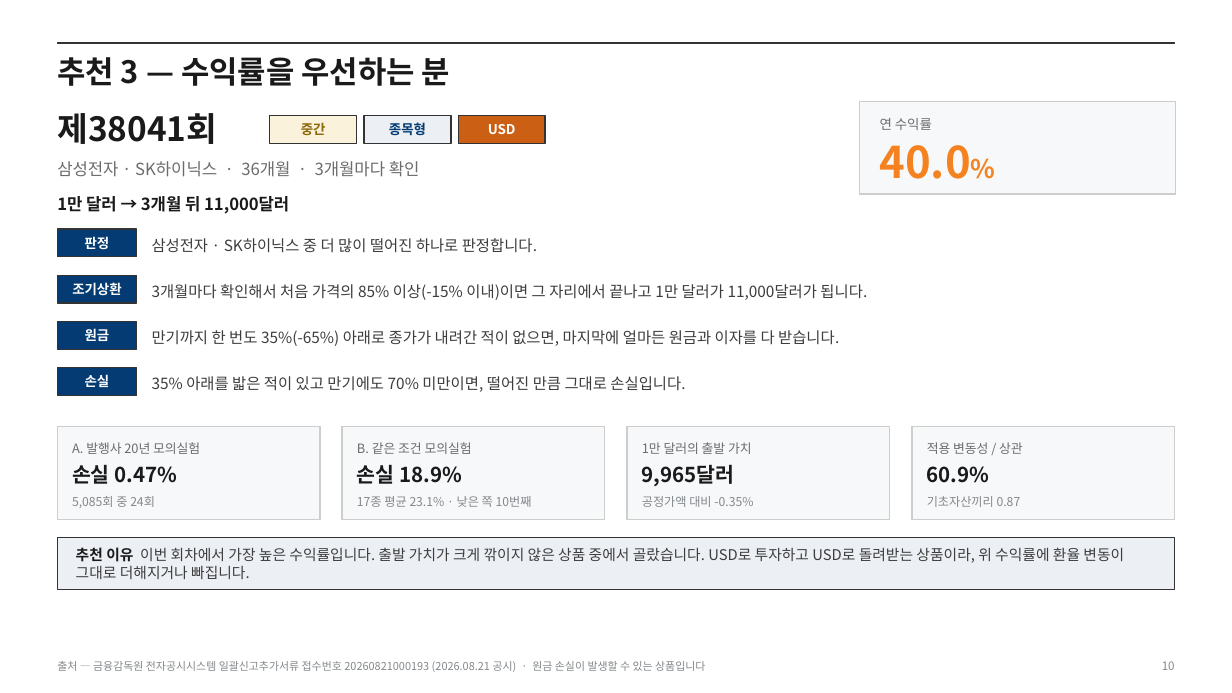
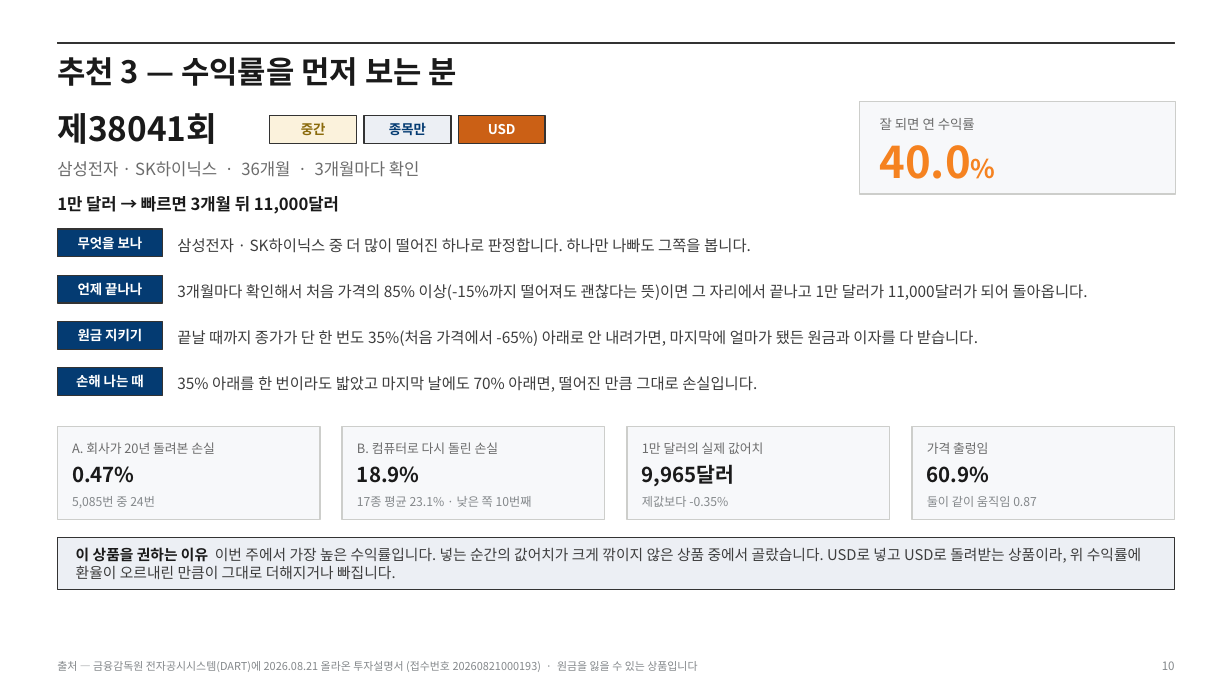
Before and after one commit to hanaroline/work_1, a slide deck: slide 10 of els-proposal.pptx. Drawn at 1232x693 pixels with LibreOffice and Linux fonts; fonts in the diff are those of the drawing. Boxes give left, top, right and bottom in pixels: in the first picture for what was removed or moved away, otherwise in the second. Text is boxed around its words. In the diff, an @@ line names an element or a change of style, - is before the commit and + after.

```diff
--- a/els-proposal.pptx
+++ b/els-proposal.pptx
@@ text at [57,57,457,86]: text changed @@
-추천 3 — 수익률을 우선하는 분
+추천 3 — 수익률을 먼저 보는 분
@@ text at [880,118,975,130]: text changed @@
-연 수익률
+잘 되면 연 수익률
@@ text at [389,122,426,136]: text changed @@
-종목형
+종목만
@@ text at [57,196,339,214]: text changed @@
-1만 달러 → 3개월 뒤 11,000달러
+1만 달러 → 빠르면 3개월 뒤 11,000달러
@@ rectangle: place and size @@
-rectangle at [57,229,137,257]
+rectangle at [57,229,163,257]
@@ text at [78,236,143,250]: text changed @@
-판정
+무엇을 보나
@@ text at [177,238,751,253]: text changed @@
-삼성전자 · SK하이닉스 중 더 많이 떨어진 하나로 판정합니다.
+삼성전자 · SK하이닉스 중 더 많이 떨어진 하나로 판정합니다. 하나만 나빠도 그쪽을 봅니다.
@@ rectangle: place and size @@
-rectangle at [57,275,137,303]
+rectangle at [57,275,163,303]
@@ text at [78,282,142,296]: text changed @@
-조기상환
+언제 끝나나
@@ text at [177,284,1087,300]: text changed @@
-3개월마다 확인해서 처음 가격의 85% 이상(-15% 이내)이면 그 자리에서 끝나고 1만 달러가 11,000달러가 됩니다.
+3개월마다 확인해서 처음 가격의 85% 이상(-15%까지 떨어져도 괜찮다는 뜻)이면 그 자리에서 끝나고 1만 달러가 11,000달러가 되어 돌아옵니다.
@@ rectangle: place and size @@
-rectangle at [57,322,137,349]
+rectangle at [57,322,163,349]
@@ text at [78,328,142,342]: text changed @@
-원금
+원금 지키기
@@ text at [177,330,978,346]: text changed @@
-만기까지 한 번도 35%(-65%) 아래로 종가가 내려간 적이 없으면, 마지막에 얼마든 원금과 이자를 다 받습니다.
+끝날 때까지 종가가 단 한 번도 35%(처음 가격에서 -65%) 아래로 안 내려가면, 마지막에 얼마가 됐든 원금과 이자를 다 받습니다.
@@ rectangle: place and size @@
-rectangle at [57,368,137,396]
+rectangle at [57,368,163,396]
@@ text at [76,374,143,388]: text changed @@
-손실
+손해 나는 때
@@ text at [177,376,757,392]: text changed @@
-35% 아래를 밟은 적이 있고 만기에도 70% 미만이면, 떨어진 만큼 그대로 손실입니다.
+35% 아래를 한 번이라도 밟았고 마지막 날에도 70% 아래면, 떨어진 만큼 그대로 손실입니다.
@@ text at [72,442,215,454]: text changed @@
-A. 발행사 20년 모의실험
+A. 회사가 20년 돌려본 손실
@@ text at [357,442,499,454]: text changed @@
-B. 같은 조건 모의실험
+B. 컴퓨터로 다시 돌린 손실
@@ text at [642,442,763,454]: text changed @@
-1만 달러의 출발 가치
+1만 달러의 실제 값어치
@@ text at [927,442,988,454]: text changed @@
-적용 변동성 / 상관
+가격 출렁임
@@ text at [72,466,135,483]: text changed @@
-손실 0.47%
+0.47%
@@ text at [357,466,420,483]: text changed @@
-손실 18.9%
+18.9%
@@ text at [72,496,155,508]: text changed @@
-5,085회 중 24회
+5,085번 중 24번
@@ text at [642,496,728,507]: text changed @@
-공정가액 대비 -0.35%
+제값보다 -0.35%
@@ text at [927,496,1037,507]: text changed @@
-기초자산끼리 0.87
+둘이 같이 움직임 0.87
@@ text at [76,547,1141,579]: text changed @@
-추천 이유 이번 회차에서 가장 높은 수익률입니다. 출발 가치가 크게 깎이지 않은 상품 중에서 골랐습니다. USD로 투자하고 USD로 돌려받는 상품이라, 위 수익률에 환율 변동이 그대로 더해지거나 빠집니다.
+이 상품을 권하는 이유 이번 주에서 가장 높은 수익률입니다. 넣는 순간의 값어치가 크게 깎이지 않은 상품 중에서 골랐습니다. USD로 넣고 USD로 돌려받는 상품이라, 위 수익률에 환율이 오르내린 만큼이 그대로 더해지거나 빠집니다.
@@ text at [57,661,697,672]: text changed @@
-출처 — 금융감독원 전자공시시스템 일괄신고추가서류 접수번호 20260821000193 (2026.08.21 공시) · 원금 손실이 발생할 수 있는 상품입니다
+출처 — 금융감독원 전자공시시스템(DART)에 2026.08.21 올라온 투자설명서 (접수번호 20260821000193) · 원금을 잃을 수 있는 상품입니다
```
Also in this commit, not shown: 13 other slides changed, 1 slide added, 5 other files.
